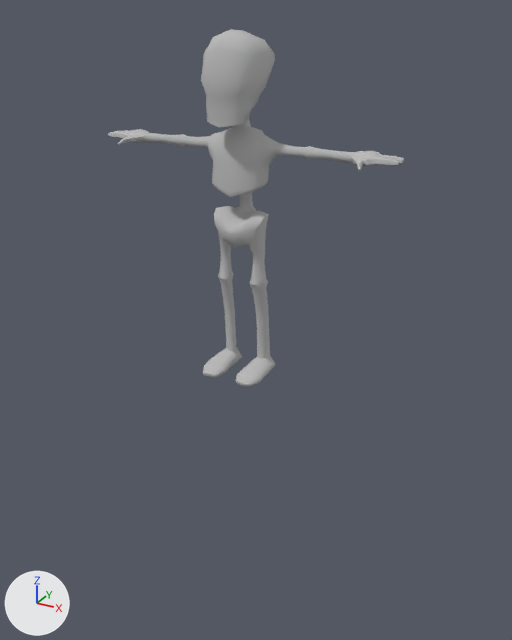
The Blender file Assets/FBX/Enemy Models/Skeleton.blend as it was, and as the next commit left it.
One viewpoint serves both versions: a camera (50 mm lens) standing at (5.64, -9.84, 10.51) and looking at (0.38, -0.28, 5.73). Arrows for +X, +Y and +Z are at lower left; the lights stay in place.

Names of what the first picture shows: 'skeleton2:RoadKillOut'.
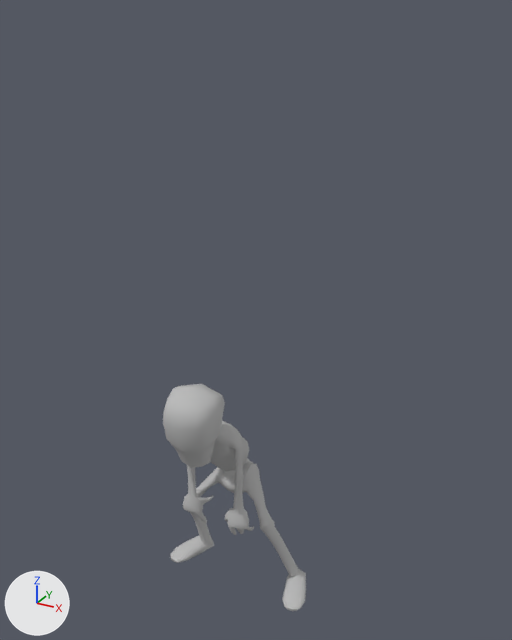
The newer file adds an action. The first version stands in its rest pose; the second is drawn at frame 1 of the action 'PoseLib'.

What the commit changed:
Bone 'root' (bone_root) moves from (0.0, 0.0, 0.0) to (0.0, 0.0, -1.834).
Bone 'neck' (bone_neck) turns from (0, 0, 0) to (21, 0, 0) degrees about its own x, y and z.
Bone 'thumb.01.L' (bone_thumb_01_l) turns from (0, 0, 0) to (24, 0, 0) degrees about its own x, y and z.
Bone 'thumb.02.L' (bone_thumb_02_l) turns from (0, 0, 0) to (36, 0, 0) degrees about its own x, y and z.
Bone 'f_middle.01.L' (bone_f_middle_01_l) turns from (0, 0, 0) to (-329, -4, 10) degrees about its own x, y and z.
Bone 'f_ring.01.L' (bone_f_ring_01_l) turns from (0, 0, 0) to (-328, 2, -6) degrees about its own x, y and z.
Bone 'f_ring.02.L' (bone_f_ring_02_l) turns from (0, 0, 0) to (36, 0, 0) degrees about its own x, y and z.
Bone 'f_pinky.01.L' (bone_f_pinky_01_l) turns from (0, 0, 0) to (-321, 11, -31) degrees about its own x, y and z.
Bone 'f_pinky.03.L' (bone_f_pinky_03_l) turns from (0, 0, 0) to (8, 1, -30) degrees about its own x, y and z.
Bone 'thumb.01.R' (bone_thumb_01_r) turns from (0, 0, 0) to (26, 9, -46) degrees about its own x, y and z.
Bone 'f_middle.01.R' (bone_f_middle_01_r) turns from (0, 0, 0) to (20, -6, -23) degrees about its own x, y and z.
Bone 'f_ring.01.R' (bone_f_ring_01_r) turns from (0, 0, 0) to (35, -1, -16) degrees about its own x, y and z.
Bone 'f_ring.03.R' (bone_f_ring_03_r) turns from (0, 0, 0) to (46, -1, 11) degrees about its own x, y and z.
Bone 'f_pinky.01.R' (bone_f_pinky_01_r) turns from (0, 0, 0) to (48, -7, 18) degrees about its own x, y and z.
Bone 'f_pinky.02.R' (bone_f_pinky_02_r) turns from (0, 0, 0) to (74, -8, 11) degrees about its own x, y and z.
Bone 'f_pinky.03.R' (bone_f_pinky_03_r) turns from (0, 0, 0) to (30, -12, 51) degrees about its own x, y and z.
Bone 'shoulder.L' (bone_shoulder_l) turns from (0, 0, 0) to (9, 0, -12) degrees about its own x, y and z.
Bone 'shoulder.R' (bone_shoulder_r) turns from (0, 0, 0) to (8, 0, 10) degrees about its own x, y and z.
Bone 'upper_arm.fk.R' (bone_upper_arm_fk_r) turns from (0, 0, 0) to (84, -53, -3) degrees about its own x, y and z.
Bone 'upper_arm.fk.L' (bone_upper_arm_fk_l) turns from (0, 0, 0) to (72, 48, -26) degrees about its own x, y and z.
Bone 'head' (bone_head) turns from (0, 0, 0) to (-14, -2, -6) degrees about its own x, y and z.
Bone 'foot.ik.R' (bone_foot_ik_r) moves from (0.0, 0.0, 0.0) to (-0.291, 0.0, 0.0).
Bone 'foot.ik.R' (bone_foot_ik_r) turns from (0, 0, 0) to (0, 0, -25) degrees about its own x, y and z.
Bone 'foot.ik.L' (bone_foot_ik_l) moves from (0.0, 0.0, 0.0) to (0.303, 0.0, 0.0).
Bone 'foot.ik.L' (bone_foot_ik_l) turns from (0, 0, 0) to (0, 0, 21) degrees about its own x, y and z.
Bone 'torso' (bone_torso) moves from (0.0, 0.0, 0.0) to (-0.081, 0.0, -0.14).
Bone 'torso' (bone_torso) turns from (0, 0, 0) to (16, 0, 0) degrees about its own x, y and z.
Bone 'chest' (bone_chest) turns from (0, 0, 0) to (22, 1, 6) degrees about its own x, y and z.

Where the change shows, as pixel boxes (x1, y1, x2, y2) in the pictures (512 x 640 px):
'skeleton2:RoadKillOut', posed (52% narrower, 36% shorter): before (108, 29, 404, 387); after (163, 384, 306, 611)
